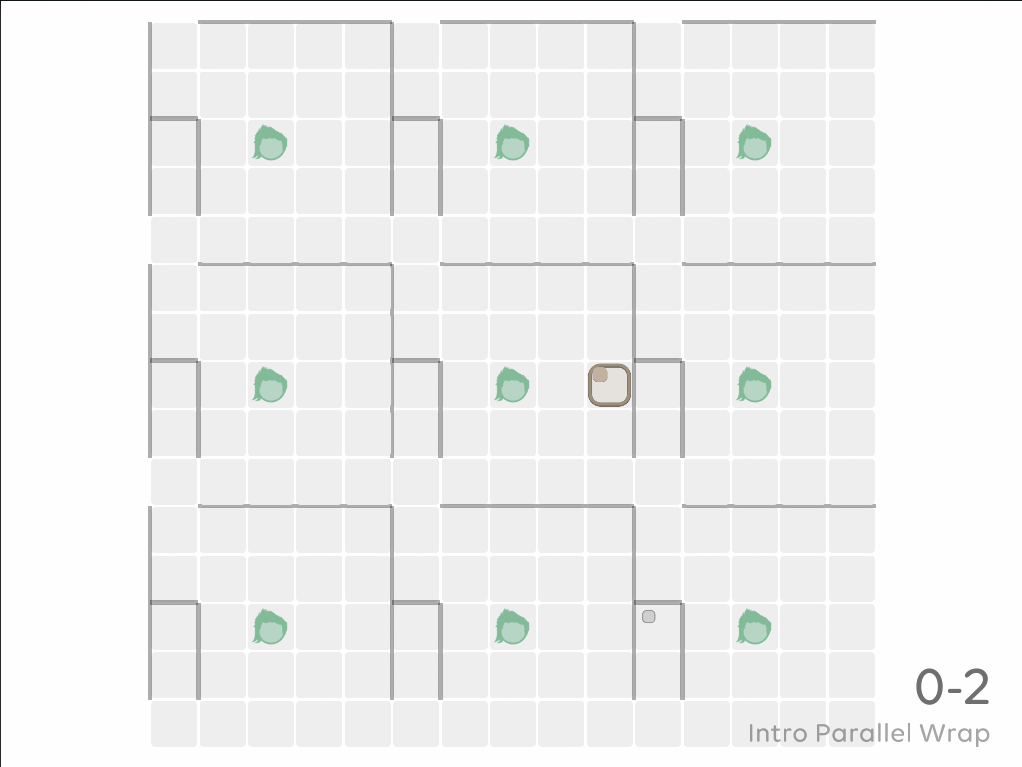
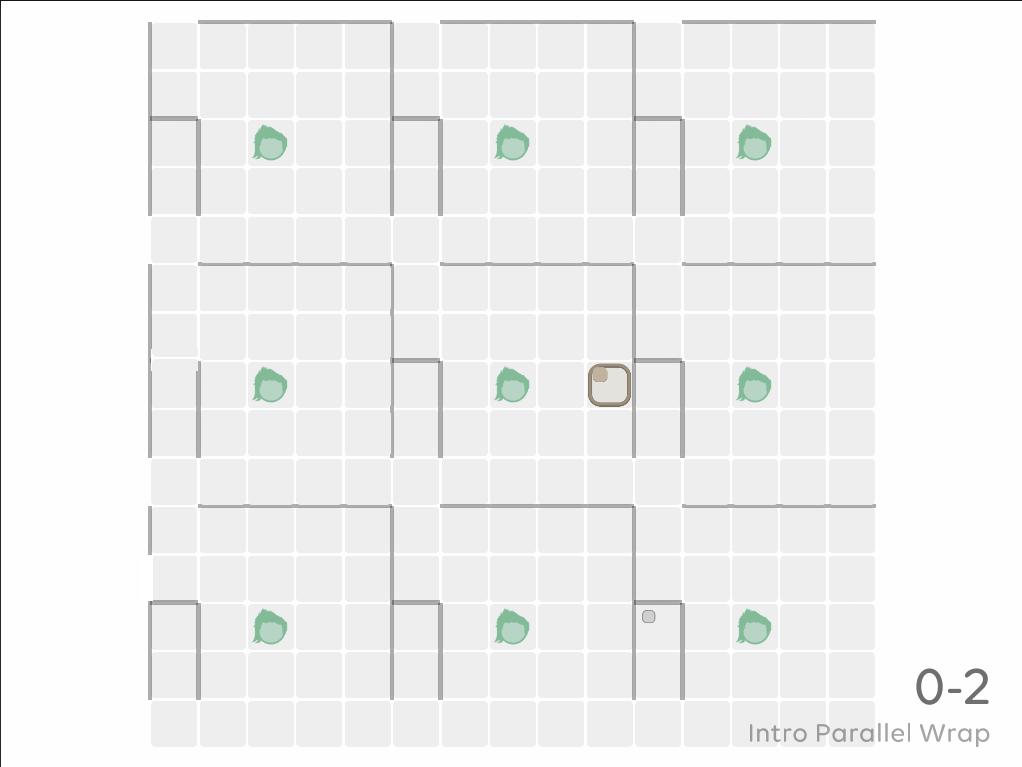
Comparing the layer stacks of the two 1022 x 767 images. Changes:
showed "Layer 2" over [151, 349, 198, 371]
painted on "Layer 1" over [148, 555, 153, 601]
